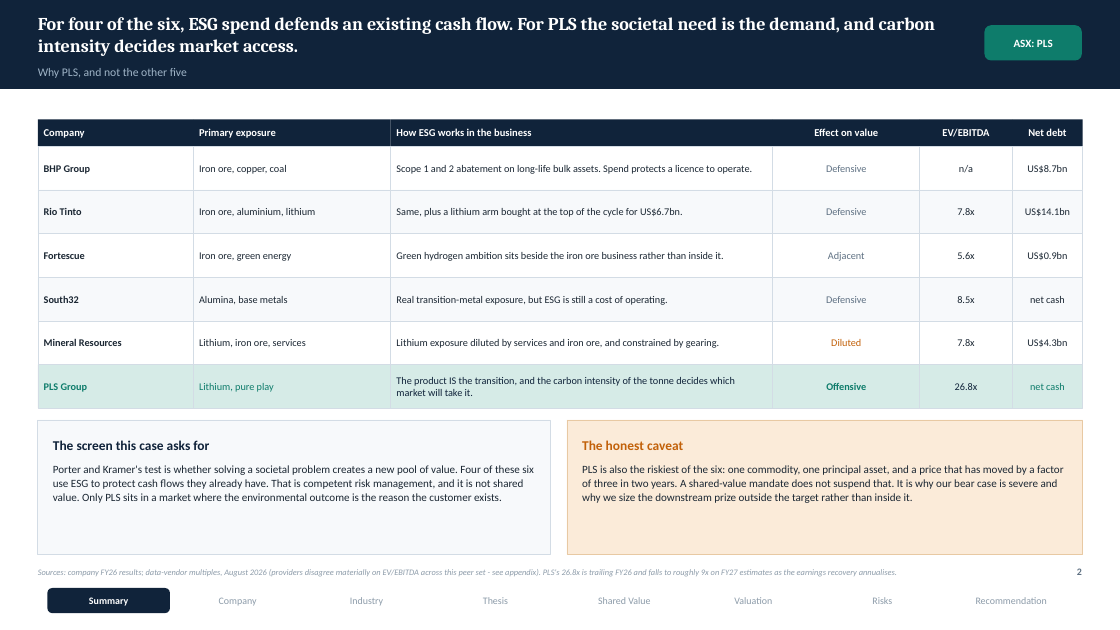
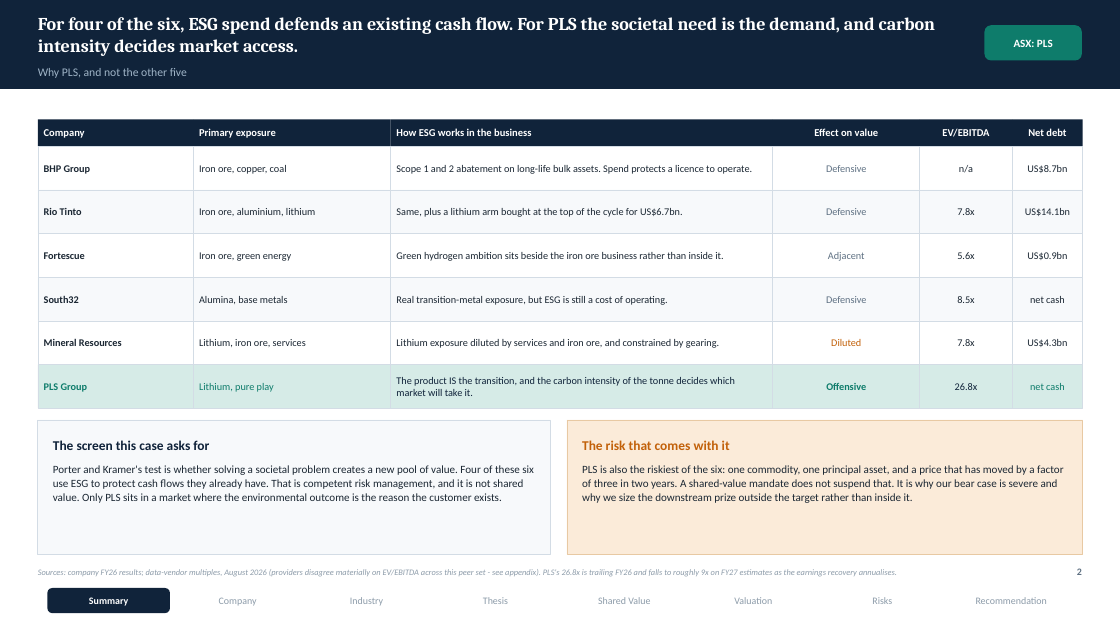
Before and after one commit to SportsSwap/for-claude, a slide deck: slide 3 of deck/PLS_Group_FMAA_2026.pptx. Drawn at 1120x630 pixels with LibreOffice and Linux fonts; fonts in the diff are those of the drawing. Boxes give left, top, right and bottom in pixels: in the first picture for what was removed or moved away, otherwise in the second. Text is boxed around its words. In the diff, an @@ line names an element or a change of style, - is before the commit and + after.

```diff
--- a/deck/PLS_Group_FMAA_2026.pptx
+++ b/deck/PLS_Group_FMAA_2026.pptx
@@ text at (582,440,730,450): text changed @@
-The honest caveat
+The risk that comes with it
```
Also in this commit, not shown: 42 other slides changed, 1 slide added, 10 other files.
